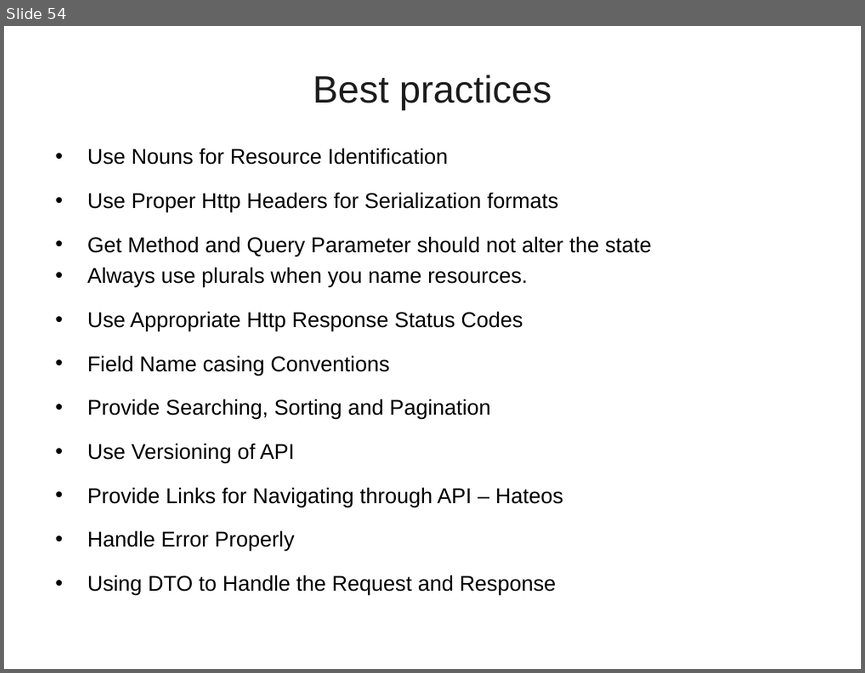
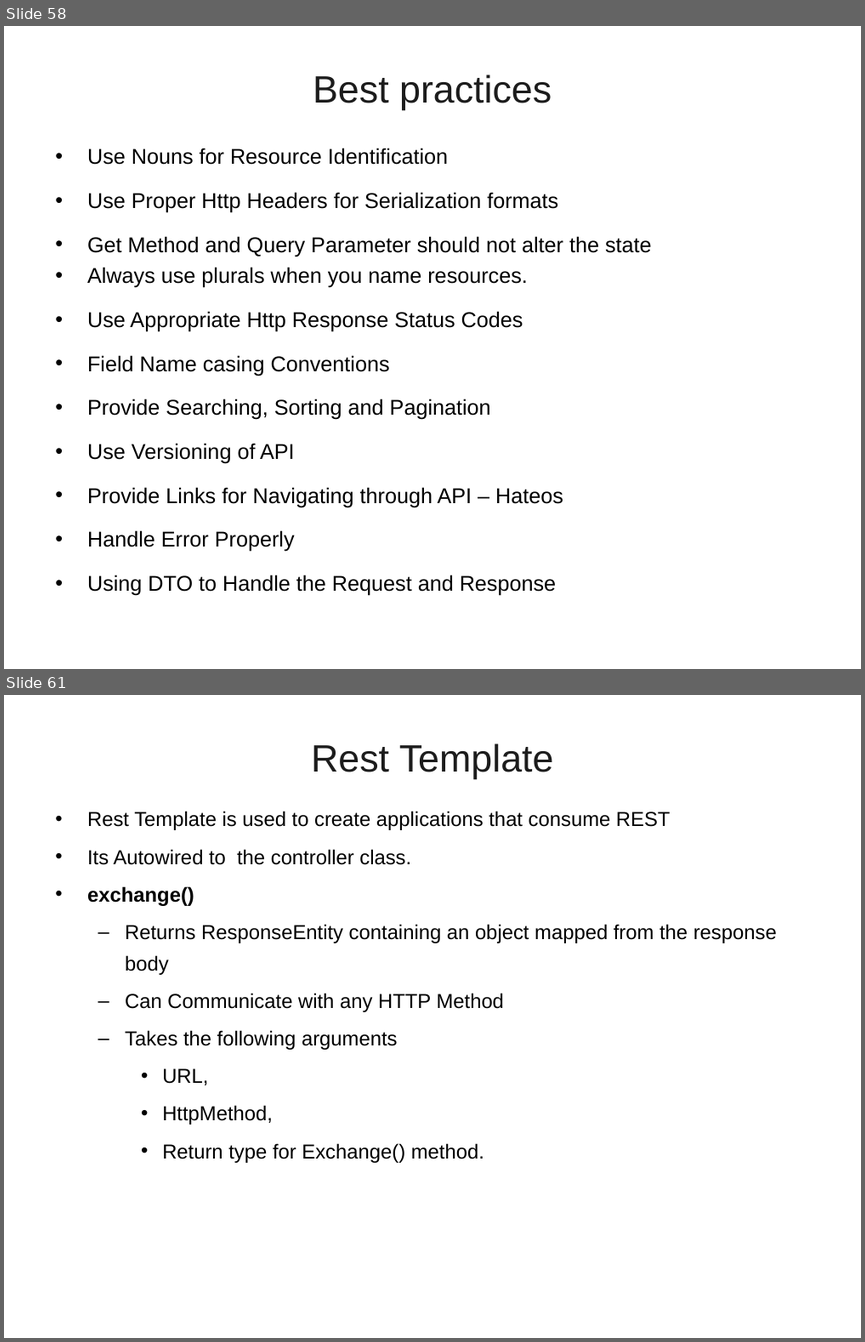
Before and after one commit to vatsanTraining/freshers_dec_2021, a slide deck: SpringBoot_REST.ppt. Shown one above the other, each under a label of ours: slide 54 before the commit, slides 58 and 61 after it; the slides between them are not shown. The pictures are 865x673 and 865x1342 pixels, drawn with LibreOffice and Linux fonts; fonts in the diff are those of the drawing; background and template pictures are left out. Boxes give left, top, right and bottom in pixels: in the first picture for what was removed or moved away, otherwise in the second. Text is boxed around its words. In the diff, an @@ line names an element or a change of style, - is before the commit and + after.

```diff
--- a/SpringBoot_REST.ppt
+++ b/SpringBoot_REST.ppt
@@ slide 61 added at <box>4,695,861,1338</box>, background picture (left out) @@
@@ title added at <box>311,743,554,779</box>, 32 pt, text #1C1C1C @@
+Rest Template
@@ text added at <box>87,811,777,1163</box>, 17 pt, text #000000 @@
+• Rest Template is used to create applications that consume REST
+• Its Autowired to the controller class.
+• exchange()
+  – Returns ResponseEntity containing an object mapped from the response body
+  – Can Communicate with any HTTP Method
+  – Takes the following arguments
+    • URL,
+    • HttpMethod,
+    • Return type for Exchange() method.
@@ what was slide 54 is now slide 58 @@
```
Also in this commit, not shown: 62 other slides added.
